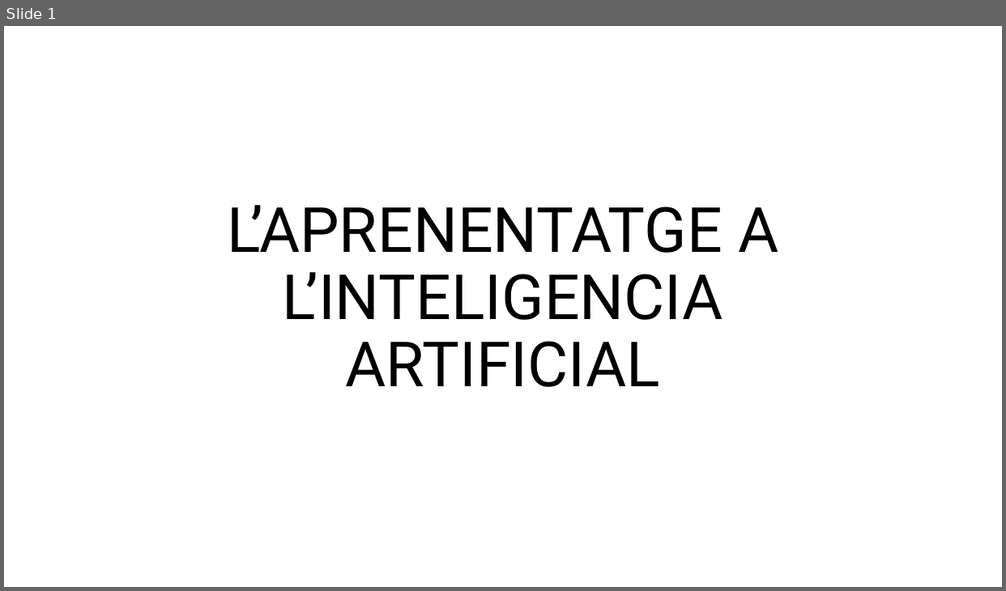
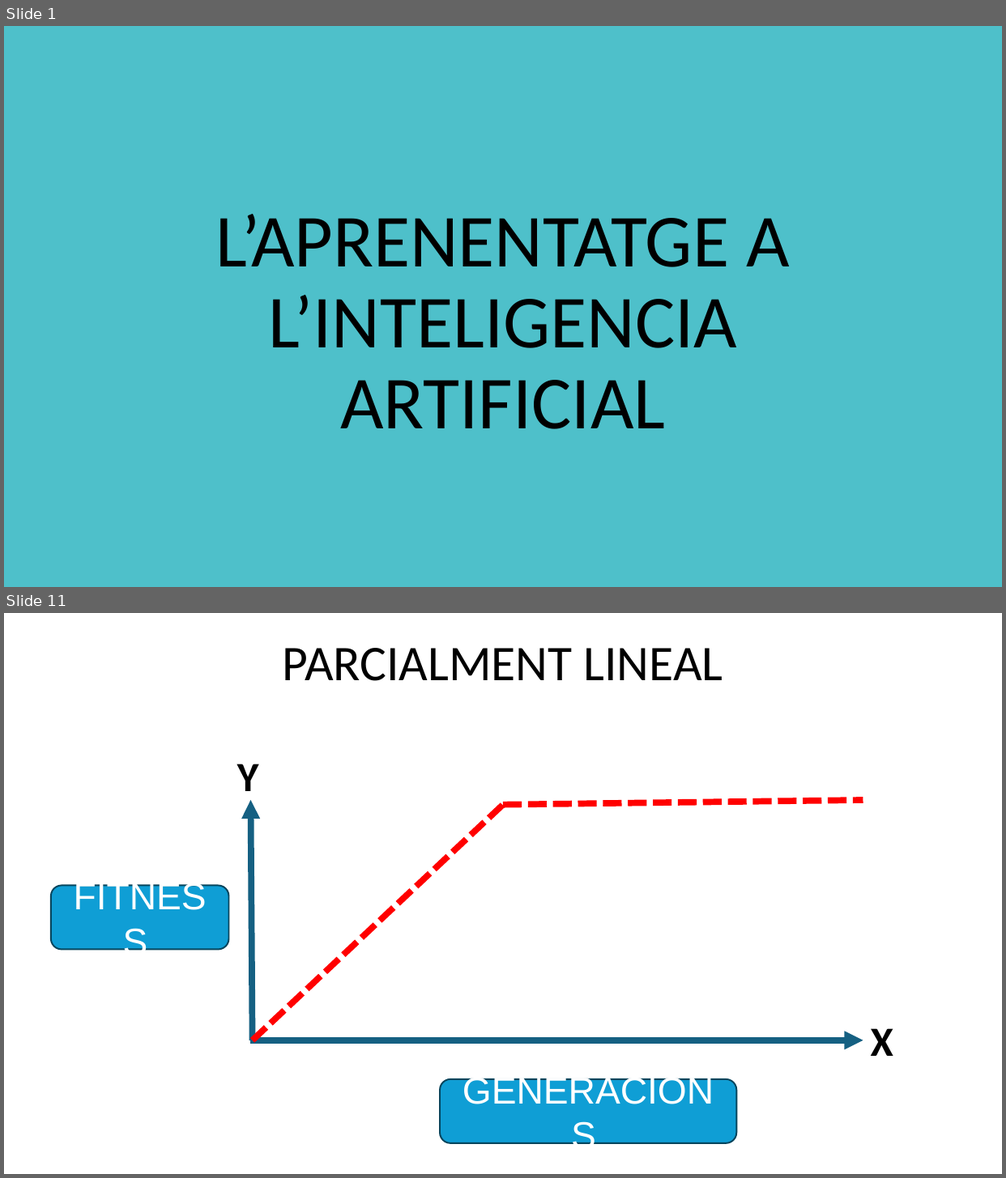
Before and after one commit to FerrerJan/Treball-de-Recerca-IA, a slide deck: TR_ESCRIT/PPT_Teo.pptx. Shown one above the other, each under a label of ours: slide 1 before the commit, slides 1 and 11 after it; the slides between them are not shown. The pictures are 1006x591 and 1006x1178 pixels, drawn with LibreOffice and Linux fonts; fonts in the diff are those of the drawing. Boxes give left, top, right and bottom in pixels: in the first picture for what was removed or moved away, otherwise in the second. Text is boxed around its words. In the diff, an @@ line names an element or a change of style, - is before the commit and + after.

```diff
--- a/TR_ESCRIT/PPT_Teo.pptx
+++ b/TR_ESCRIT/PPT_Teo.pptx
@@ slide 11 added at box(4, 613, 1002, 1174), background #FFFFFF @@
@@ title added at box(283, 648, 723, 681), 48 pt, text #000000 @@
+PARCIALMENT LINEAL
@@ text added at box(237, 764, 259, 802), 40 pt, text #000000, bold @@
+Y
@@ arrow added from (253, 1041) to (251, 800), #156082 6 pt @@
@@ line added from (253, 1041) to (503, 805), #FF0000 6 pt dashed @@
@@ line added from (503, 805) to (863, 800), #FF0000 6 pt dashed @@
@@ rounded rectangle added at box(51, 885, 229, 949), fill #0F9ED5, outline #07455D 1.5 pt, 36 pt, text #FFFFFF @@
+FITNESS
@@ arrow added from (251, 1041) to (863, 1041), #156082 6 pt @@
@@ text added at box(871, 1029, 893, 1056), 40 pt, text #000000, bold @@
+X
@@ rounded rectangle added at box(440, 1080, 736, 1143), fill #0F9ED5, outline #07455D 1.5 pt, 36 pt, text #FFFFFF @@
+GENERACIONS
@@ slide 1 changed as well @@
@@ background #FFFFFF to #4EC0CA @@
@@ title "L’APRENENTATGE A L’INTELIGENCIA ARTIFICIAL": place and size @@
-title "L’APRENENTATGE A L’INTELIGENCIA ARTIFICIAL" at box(227, 205, 778, 387)
+title "L’APRENENTATGE A L’INTELIGENCIA ARTIFICIAL" at box(216, 214, 789, 429)
@@ title "L’APRENENTATGE A L’INTELIGENCIA ARTIFICIAL" at box(216, 214, 789, 429): size 60 to 72 pt, font Roboto to Calibri @@
```
Also in this commit, not shown: 15 other slides added, 1 slide removed, 27 other files.
